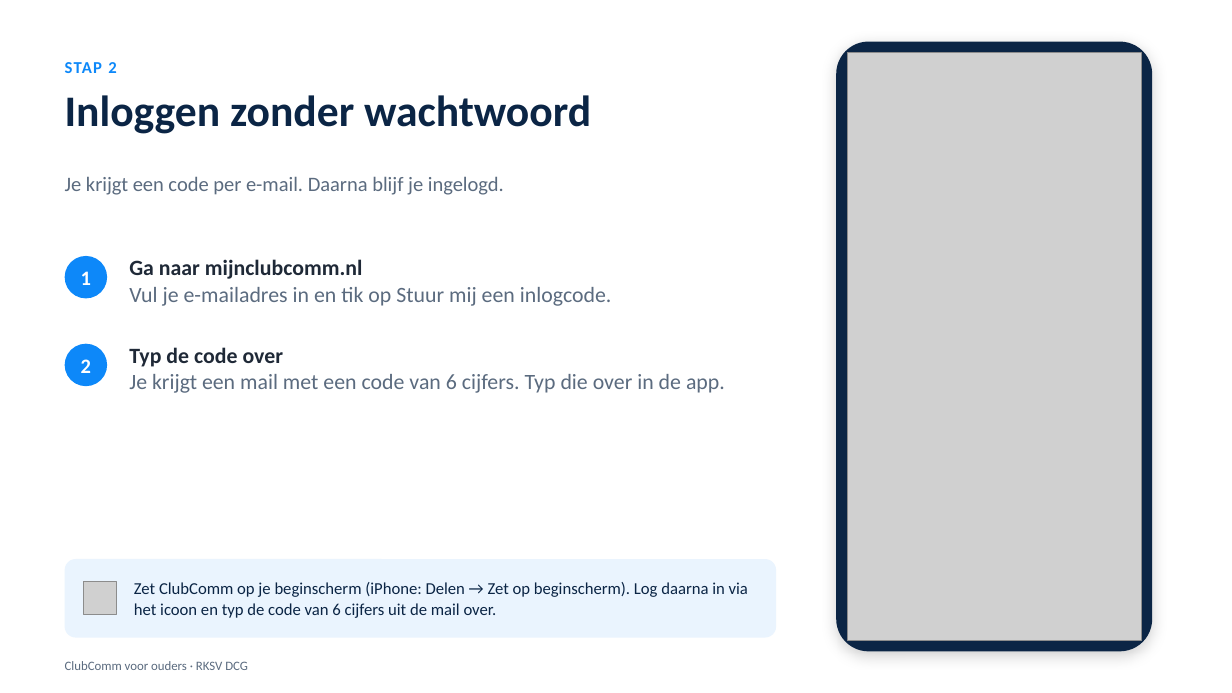
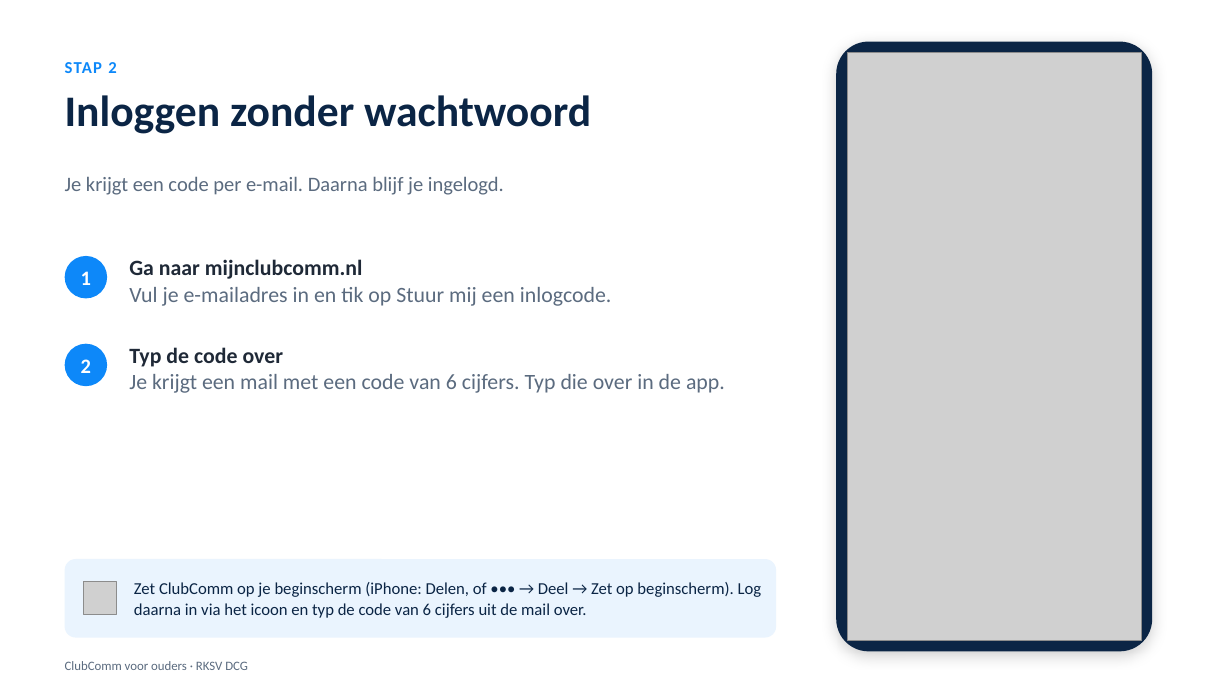
Before and after one commit to sofianabayahya/Clubcomm, a slide deck: slide 3 of docs/presentaties/ClubComm-ouders.pptx. Drawn at 1232x693 pixels with LibreOffice and Linux fonts; fonts in the diff are those of the drawing; grey boxes stand for pictures. Boxes give left, top, right and bottom in pixels: in the first picture for what was removed or moved away, otherwise in the second. Text is boxed around its words. In the diff, an @@ line names an element or a change of style, - is before the commit and + after.

```diff
--- a/docs/presentaties/ClubComm-ouders.pptx
+++ b/docs/presentaties/ClubComm-ouders.pptx
@@ text at (x1=134, y1=582, x2=762, y2=618): text changed @@
-Zet ClubComm op je beginscherm (iPhone: Delen → Zet op beginscherm). Log daarna in via het icoon en typ de code van 6 cijfers uit de mail over.
+Zet ClubComm op je beginscherm (iPhone: Delen, of ••• → Deel → Zet op beginscherm). Log daarna in via het icoon en typ de code van 6 cijfers uit de mail over.
```
Also in this commit, not shown: 7 other files.
